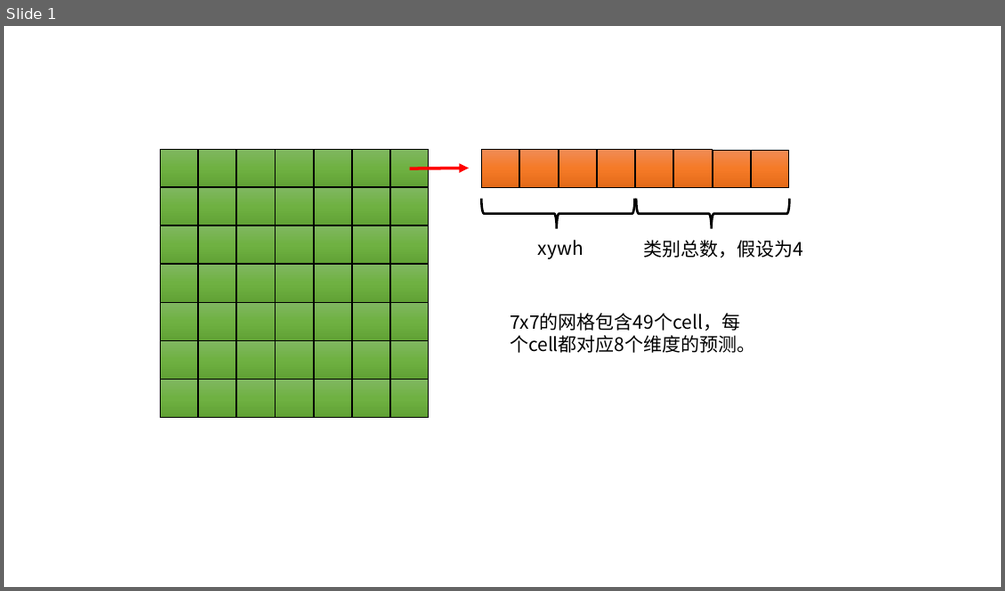
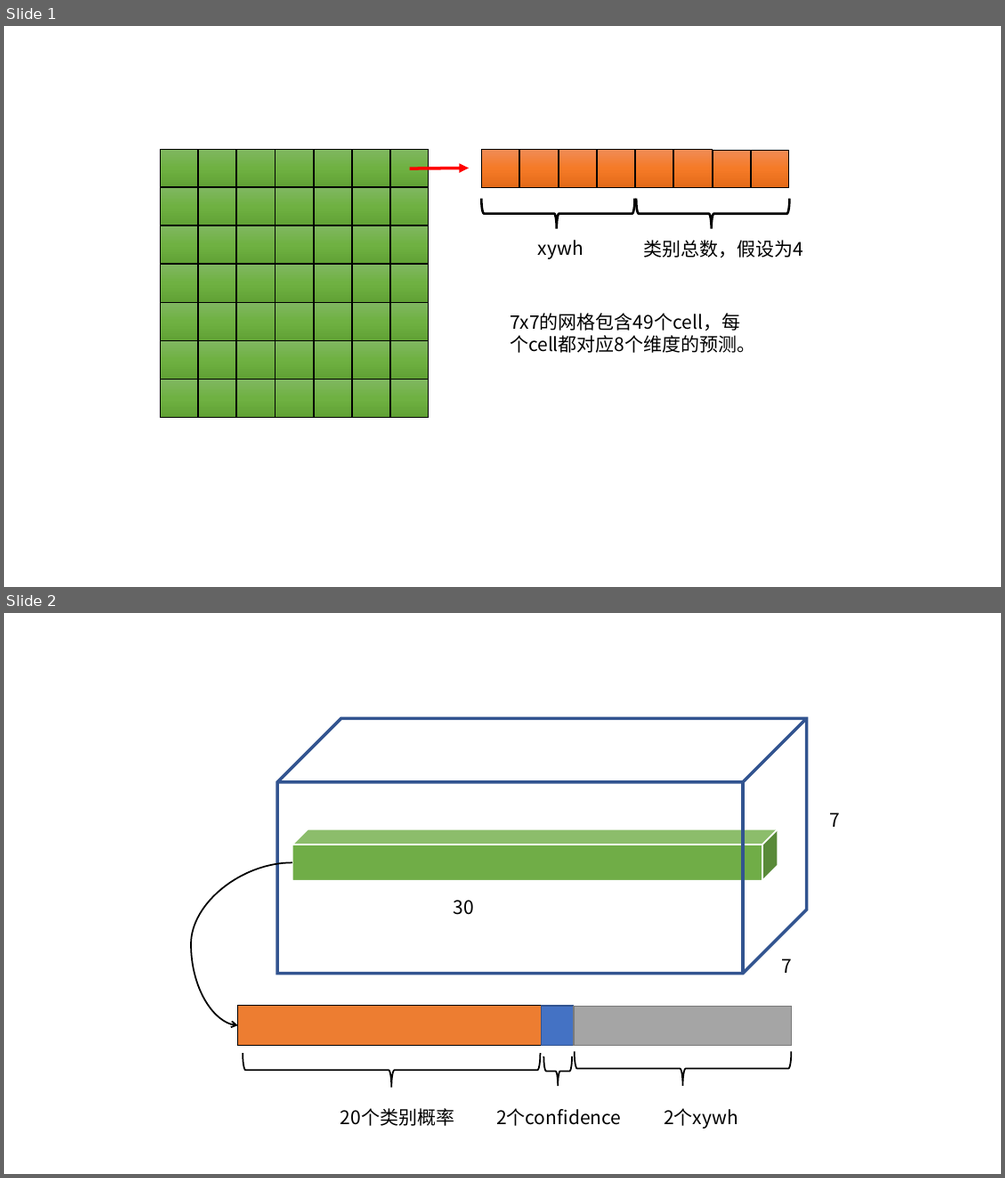
Before and after one commit to mensaochun/AwesomeDeepLearning, a slide deck: objectDetection/yolo/drow.pptx. Shown one above the other, each under a label of ours: slide 1 before the commit, slides 1 and 2 after it. The pictures are 1005x591 and 1005x1178 pixels, drawn with LibreOffice and Linux fonts; fonts in the diff are those of the drawing. Boxes give left, top, right and bottom in pixels: in the first picture for what was removed or moved away, otherwise in the second. Text is boxed around its words. In the diff, an @@ line names an element or a change of style, - is before the commit and + after.

```diff
--- a/objectDetection/yolo/drow.pptx
+++ b/objectDetection/yolo/drow.pptx
@@ slide 2 added at (x1=4, y1=613, x2=1001, y2=1174), background #FFFFFF @@
@@ cube added at (x1=278, y1=718, x2=807, y2=973), outline #325491 3 pt @@
@@ text added at (x1=830, y1=812, x2=841, y2=827), 18 pt, text #000000 @@
+7
@@ cube added at (x1=291, y1=829, x2=777, y2=881), fill #70AD47, outline #FFFFFF 1.5 pt @@
@@ curved arrow added from (291, 863) to (238, 1025), #000000 1.5 pt @@
@@ text added at (x1=453, y1=900, x2=474, y2=915), 18 pt, text #000000 @@
+30
@@ text added at (x1=782, y1=958, x2=793, y2=973), 18 pt, text #000000 @@
+7
@@ rectangle added at (x1=238, y1=1005, x2=542, y2=1046), fill #ED7D31, outline #000000 1 pt @@
@@ rectangle added at (x1=542, y1=1005, x2=574, y2=1046), fill #4472C4, outline #325491 1 pt @@
@@ rectangle added at (x1=574, y1=1005, x2=792, y2=1046), fill #A5A5A5, outline #7A7A7A 1 pt @@
@@ left brace added at (x1=243, y1=1053, x2=540, y2=1087), outline #000000 1.5 pt @@
@@ left brace added at (x1=544, y1=1056, x2=573, y2=1086), outline #000000 1.5 pt @@
@@ left brace added at (x1=574, y1=1051, x2=792, y2=1086), outline #000000 1.5 pt @@
@@ text added at (x1=340, y1=1108, x2=454, y2=1126), 18 pt, text #000000 @@
+20个类别概率
@@ text added at (x1=496, y1=1108, x2=621, y2=1126), 18 pt, text #000000 @@
+2个confidence
@@ text added at (x1=663, y1=1108, x2=738, y2=1128), 18 pt, text #000000 @@
+2个xywh
```
Also in this commit, not shown: 6 other files.
